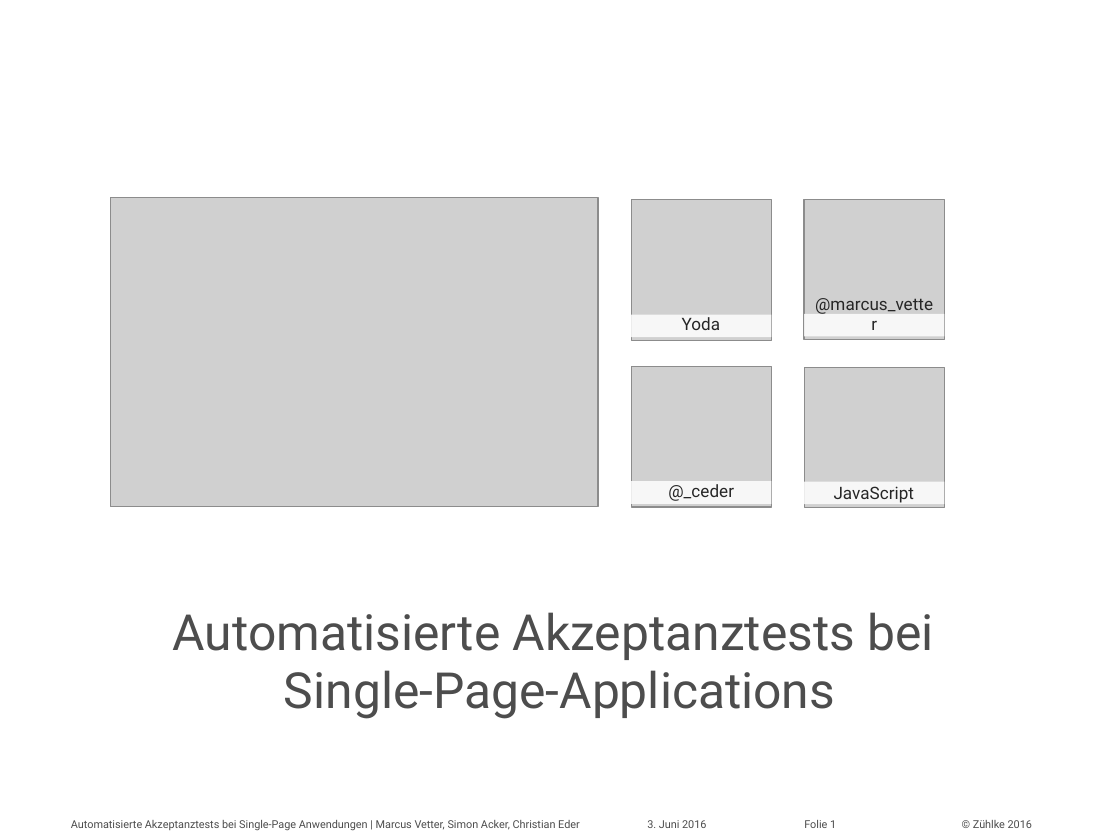
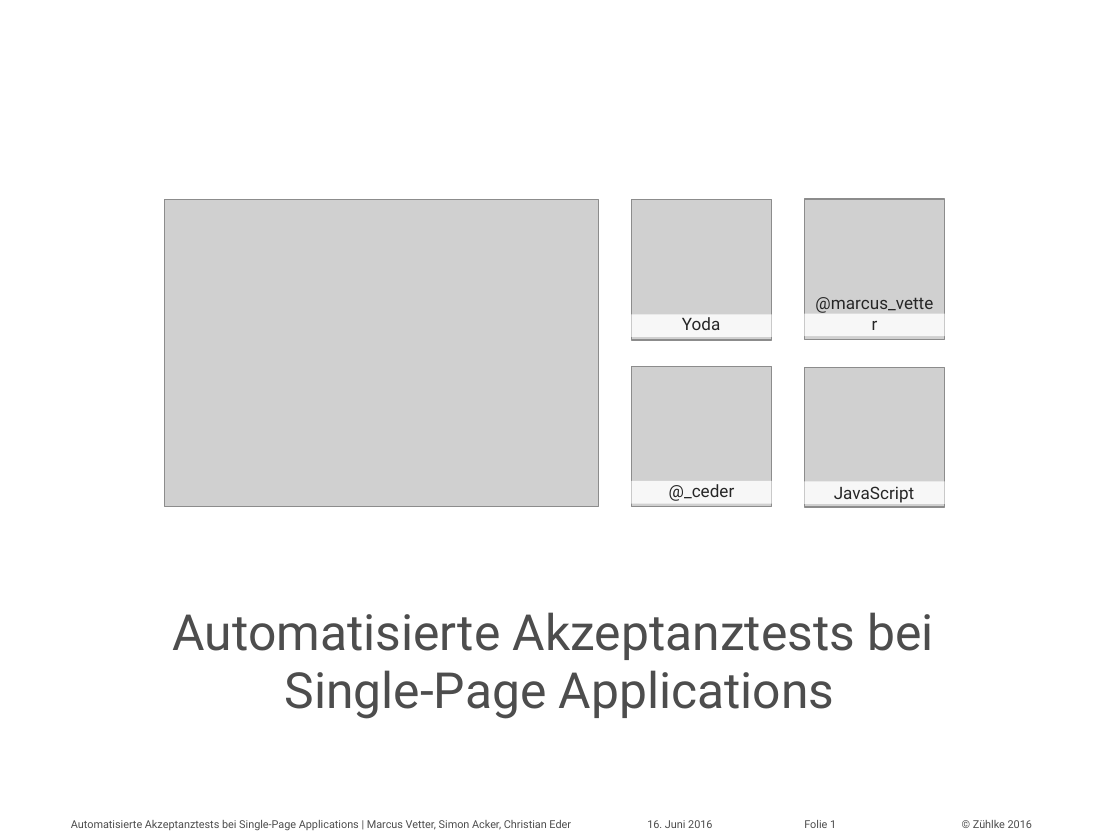
Before and after one commit to marcusvetter/yoda-chat, a slide deck: slide 1 of Vortrag_KE2016_MAVE_SIA.pptx. Drawn at 1120x840 pixels with LibreOffice and Linux fonts; fonts in the diff are those of the drawing; grey boxes stand for pictures; background and template pictures are left out. Boxes give left, top, right and bottom in pixels: in the first picture for what was removed or moved away, otherwise in the second. Text is boxed around its words. In the diff, an @@ line names an element or a change of style, - is before the commit and + after.

```diff
--- a/Vortrag_KE2016_MAVE_SIA.pptx
+++ b/Vortrag_KE2016_MAVE_SIA.pptx
@@ picture: place and size @@
-picture at bbox=[110, 198, 598, 507]
+picture at bbox=[165, 199, 598, 506]
@@ title at bbox=[173, 612, 933, 719]: text changed @@
-Automatisierte Akzeptanztests bei
-Single-Page-Applications
+Automatisierte Akzeptanztests bei
+Single-Page Applications
@@ text at bbox=[71, 820, 571, 830]: text changed @@
-Automatisierte Akzeptanztests bei Single-Page Anwendungen | Marcus Vetter, Simon Acker, Christian Eder
+Automatisierte Akzeptanztests bei Single-Page Applications | Marcus Vetter, Simon Acker, Christian Eder
@@ text at bbox=[647, 820, 712, 828]: text changed @@
-3. Juni 2016
+16. Juni 2016
```
Also in this commit, not shown: 22 other slides changed, 3 slides added, 1 other file.
